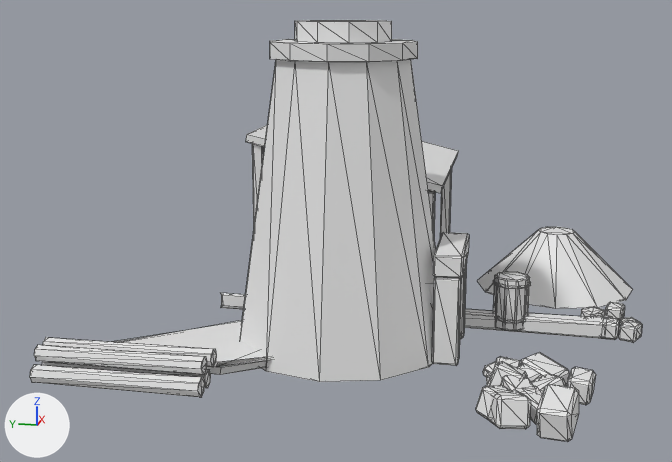
One commit to the glTF model public/buildings/smelter_1.glb: the scene before it, then after it.
The view is the same before and after, from a 50 mm camera at (-15.56, -1.95, 5.43) aimed at (-0.24, 1.12, 1.6). The axes (+X, +Y, +Z) are drawn at lower left. The lights are the same throughout. The first picture is the older version. Mesh edges are drawn as thin lines. Vertices at exactly the same position are counted once.

The first picture shows 'smelter_1'.
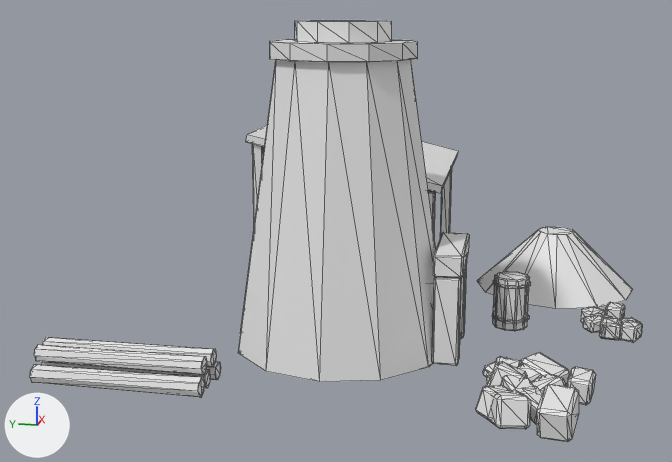
Changed parts and their boxes (x1, y1, x2, y2) in the pictures (672 x 462 px; the box of a moved part takes in the faces that stretch with it):
part 1 of me_smelter_1, moved or reshaped: before (221, 293, 622, 339); after (605, 319, 622, 340)
part 2 of me_smelter_1, moved or reshaped: before (112, 321, 272, 375); after (207, 367, 220, 380)

Edits to the bpy script that builds the scene:
```text
Change me_smelter_1:
    where me_smelter_1.from_pydata(...)  # 1176 vertices, 2132 faces; spans x -4.14..4.4, y -4.2..4.92, z -0.21..5.15
    used by ob_smelter_1; location = (0.0, 0.0, 0.0)
    me_smelter_1 part 1
    me_smelter_1.vertices[860].co: (0.13, 3.35, 0.2) -> (-0.25, -3.73, 0.2)  # pixel (221, 294) -> pixel (622, 326)
    me_smelter_1.vertices[861].co: (0.09, 3.35, 0.24) -> (-0.25, -3.69, 0.24)  # pixel (220, 292) -> pixel (619, 323)
    me_smelter_1.vertices[862].co: (0.08, 3.31, 0.2) -> (-0.29, -3.68, 0.2)  # pixel (222, 295) -> pixel (619, 327)
    me_smelter_1.vertices[863].co: (0.09, 3.35, -0.05) -> (-0.25, -3.69, -0.05)  # pixel (220, 307) -> pixel (618, 340)
    me_smelter_1.vertices[864].co: (0.13, 3.35, -0.01) -> (-0.25, -3.73, -0.01)  # pixel (221, 305) -> pixel (621, 338)
    me_smelter_1.vertices[865].co: (0.08, 3.31, -0.01) -> (-0.29, -3.68, -0.01)  # pixel (222, 305) -> pixel (618, 338)
    me_smelter_1 part 2
    me_smelter_1.vertices[1096].co: (1.32, -0.31, 0.02) -> (-3.29, 4.92, 0.02)
    me_smelter_1.vertices[1097].co: (-1.32, -0.31, 0.01) -> (-3.29, 2.28, 0.01)  # not seen -> pixel (218, 379)
    me_smelter_1.vertices[1098].co: (1.32, -0.22, 0.06) -> (-3.38, 4.92, 0.06)
    me_smelter_1.vertices[1099].co: (-1.32, -0.21, 0.05) -> (-3.39, 2.28, 0.05)  # not seen -> pixel (216, 379)
    me_smelter_1.vertices[1100].co: (1.32, -0.18, 0.15) -> (-3.42, 4.92, 0.15)
    me_smelter_1.vertices[1101].co: (-1.32, -0.17, 0.15) -> (-3.43, 2.28, 0.15)  # not seen -> pixel (215, 374)
```
